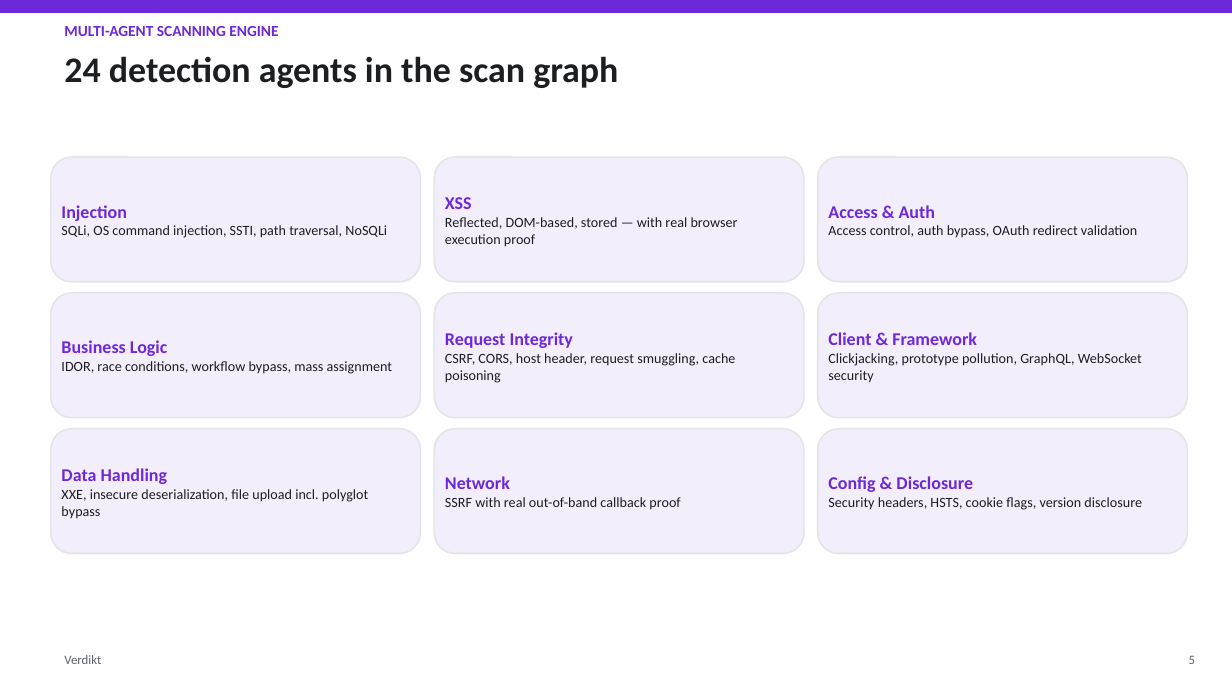
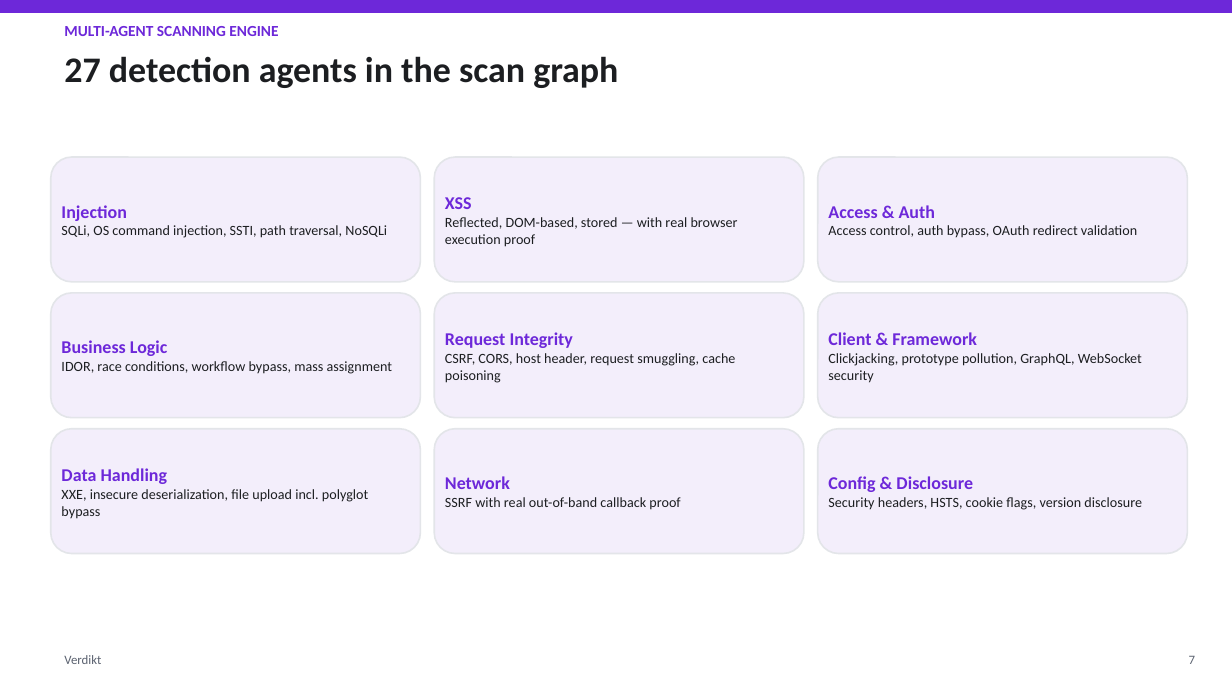
Before and after one commit to mudigondabhanu85/verdikt, a slide deck: slide 7 of docs/architecture-overview/Verdikt_Presentation.pptx (slide 6 before the commit). Drawn at 1232x693 pixels with LibreOffice and Linux fonts; fonts in the diff are those of the drawing. Boxes give left, top, right and bottom in pixels: in the first picture for what was removed or moved away, otherwise in the second. Text is boxed around its words. In the diff, an @@ line names an element or a change of style, - is before the commit and + after.

```diff
--- a/docs/architecture-overview/Verdikt_Presentation.pptx
+++ b/docs/architecture-overview/Verdikt_Presentation.pptx
@@ text at (64, 56, 618, 88): text changed @@
-24 detection agents in the scan graph
+27 detection agents in the scan graph
@@ text at (1189, 656, 1195, 664): text changed @@
-5
+7
```
Also in this commit, not shown: 17 other slides changed, 2 slides added, 8 other files.
